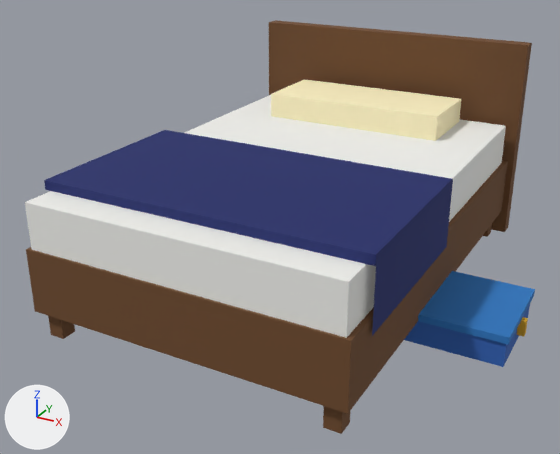
A saved change to the glTF model apps/client/public/assets/shared/prop/prop_bed.glb.
Before and after are seen from a camera (50 mm lens) standing at (1.52, -2.95, 1.71) and looking at (-0.02, -0.16, 0.32). The axes (+X, +Y, +Z) are drawn at lower left. The lights are the same throughout. The picture after the commit comes second. Where no turn or scale is listed for an object, it has been applied to the vertices.

Objects in the first picture: 'body'.
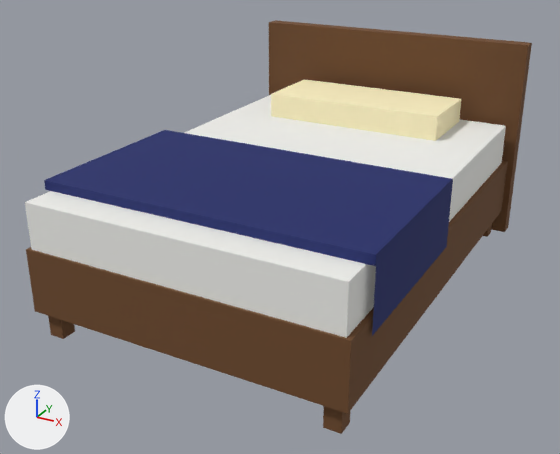
Where the newer file only moved an object's origin or applied its transform, the numbers keep the older frame.

Boxes (x1, y1, x2, y2) around the edits, measured in the pictures (560 x 454 px):
'body', reshaped
    before: (25, 20, 535, 434)
    after: (25, 20, 532, 434)
part 1 of me_body, deleted (blue)
    before: (404, 304, 530, 367)
part 2 of me_body, deleted
    before: (517, 317, 528, 337)
part 3 of me_body, deleted (blue)
    before: (418, 271, 535, 345)

The change, as a list of edits to the scene's bpy script:
```text
Change me_body:
    used by ob_body; location = (0.175, 0.04, 0.5)
    remove me_body.from_pydata(...)  # 100 vertices, 146 faces; spans x -0.91..0.91, y -1.04..1.04, z -0.5..0.5
    add me_body.from_pydata(...)  # 76 vertices, 110 faces; spans x -0.91..0.56, y -1.04..1.04, z -0.5..0.5
    me_body part 1: the loose piece of 8 vertices spanning x 0.27..0.87, y -0.35..0.07, z -0.49..-0.38 is deleted
    me_body part 2: the loose piece of 8 vertices spanning x 0.84..0.91, y -0.16..-0.12, z -0.45..-0.38 is deleted
    me_body part 3: the loose piece of 8 vertices spanning x 0.26..0.88, y -0.36..0.08, z -0.38..-0.35 is deleted
    other edits to the shape of me_body do not show in these pictures
```
